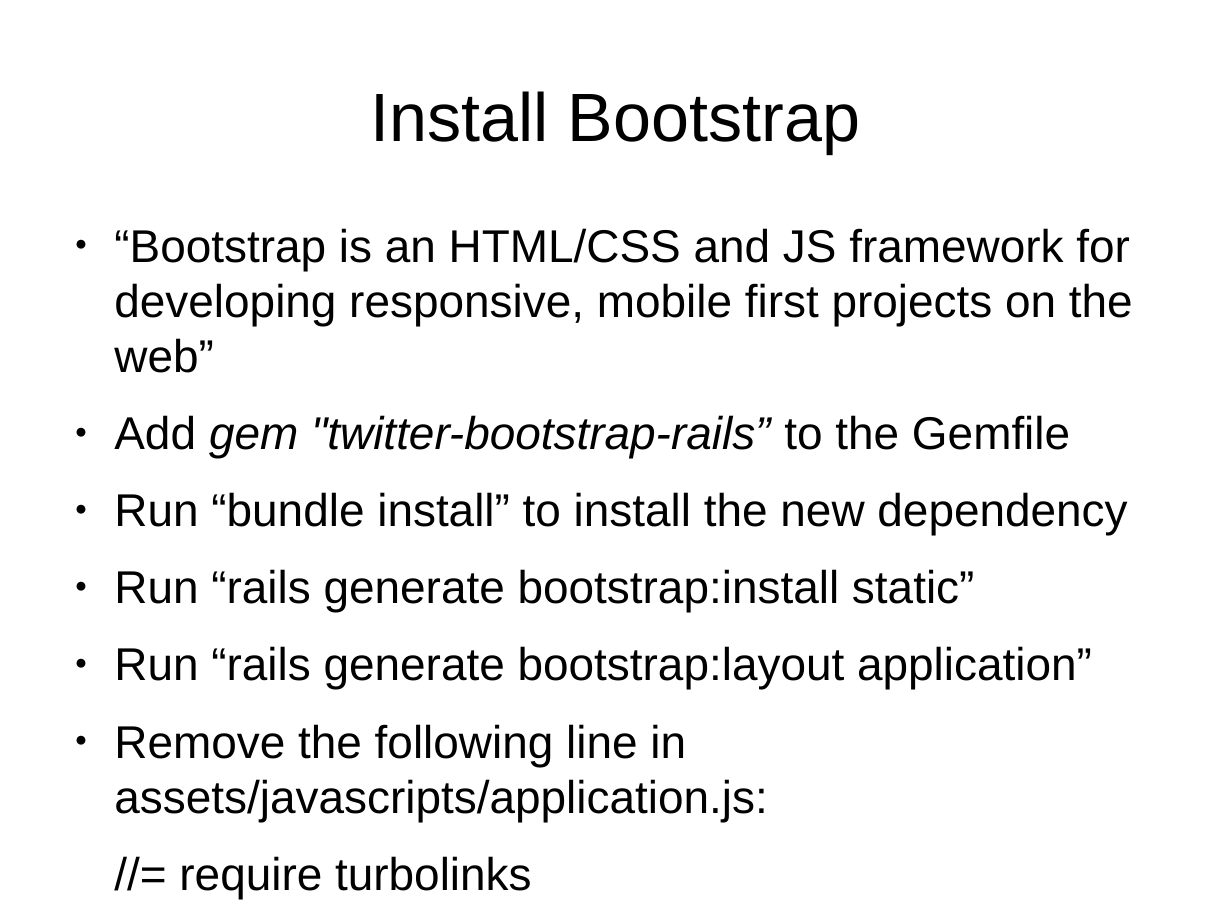
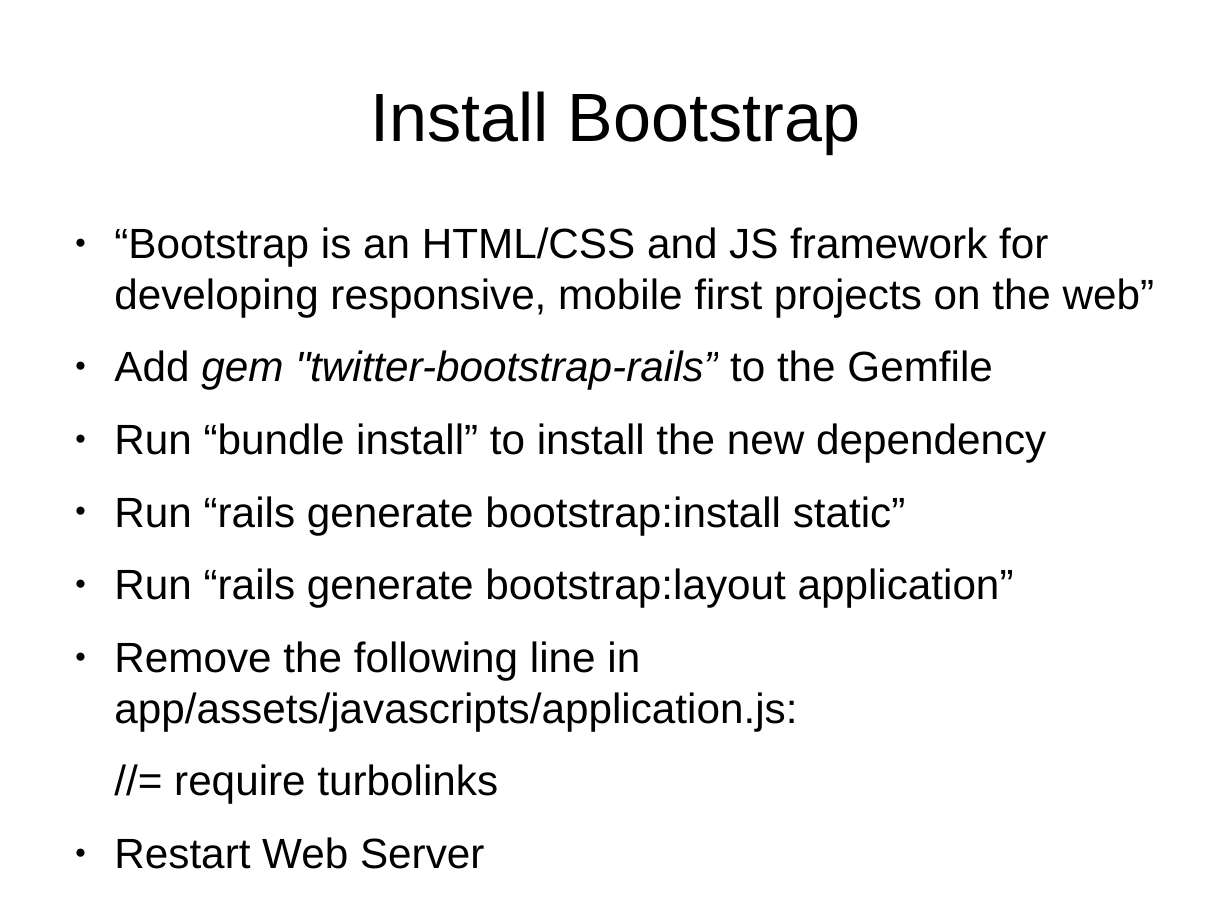
Before and after one commit to ablagoev/nbu-course-citb608, a slide deck: slide 4 of Exercises/Lecture07.odp. Drawn at 1232x924 pixels with LibreOffice and Linux fonts; fonts in the diff are those of the drawing. Boxes give left, top, right and bottom in pixels: in the first picture for what was removed or moved away, otherwise in the second. Text is boxed around its words. In the diff, an @@ line names an element or a change of style, - is before the commit and + after.

```diff
--- a/Exercises/Lecture07.odp
+++ b/Exercises/Lecture07.odp
@@ text at box(114, 227, 1155, 731): paragraph added @@
+● Restart Web Server
@@ text at box(114, 227, 1155, 608): size 29.6 to 27.2 pt in "“Bootstrap is an HTML/CSS and JS framework ...", "Add gem "twitter-bootstrap-rails” to the Gemfile", "Run “bundle install” to install the new ...", "Run “rails generate bootstrap:install static”" and 2 more places @@
@@ text at box(114, 641, 797, 731): text changed; size 29.6 to 27.2 pt @@
-● Remove the following line in assets/javascripts/application.js:
+● Remove the following line in app/assets/javascripts/application.js:
```
Also in this commit, not shown: 1 other slide changed, 7 other files.
